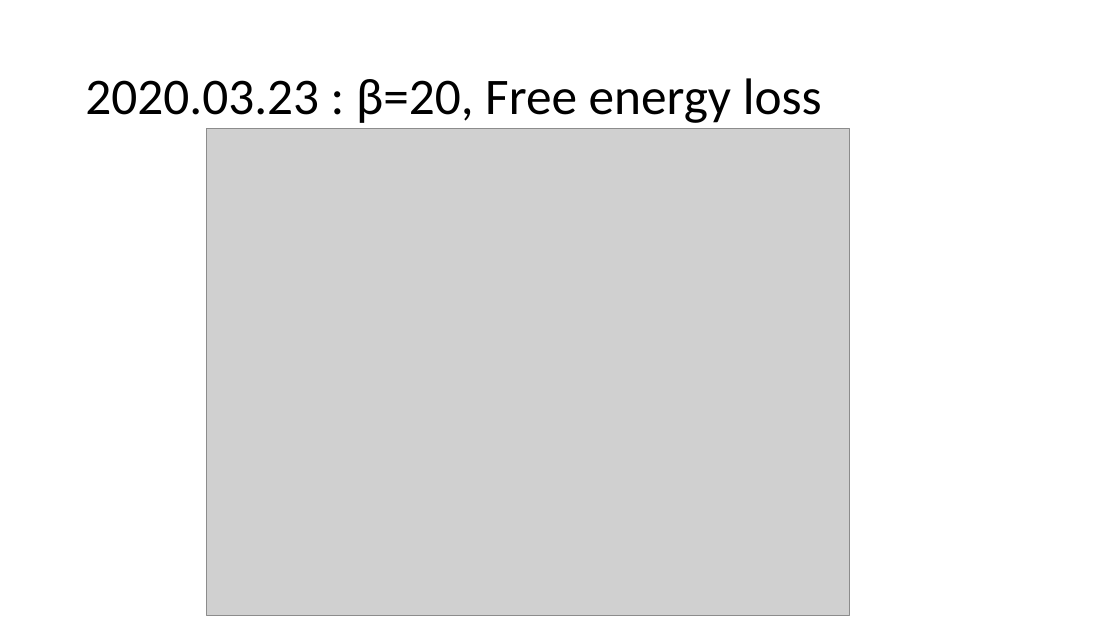
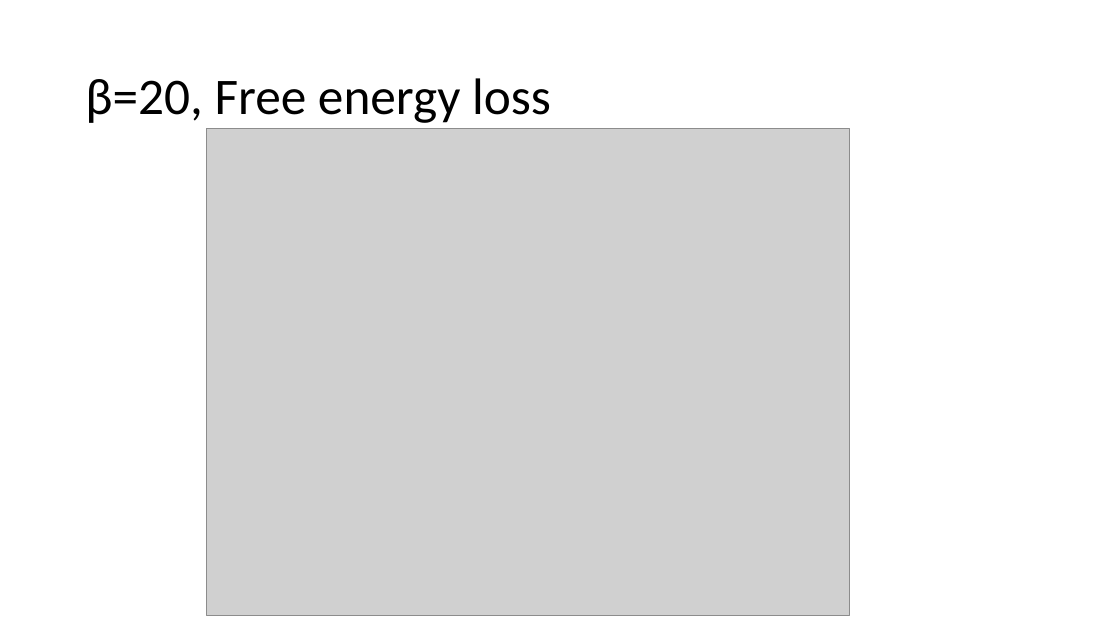
Before and after one commit to Sharon-Liang/JuliaCMPO, a slide deck: slide 4 of cmpo_running_notes.pptx. Drawn at 1120x630 pixels with LibreOffice and Linux fonts; fonts in the diff are those of the drawing; grey boxes stand for pictures. Boxes give left, top, right and bottom in pixels: in the first picture for what was removed or moved away, otherwise in the second. Text is boxed around its words. In the diff, an @@ line names an element or a change of style, - is before the commit and + after.

```diff
--- a/cmpo_running_notes.pptx
+++ b/cmpo_running_notes.pptx
@@ title at [85,78,551,123]: text changed @@
-2020.03.23 : β=20, Free energy loss
+β=20, Free energy loss
```
Also in this commit, not shown: 5 other slides changed, 1 slide added, 3 other files.
